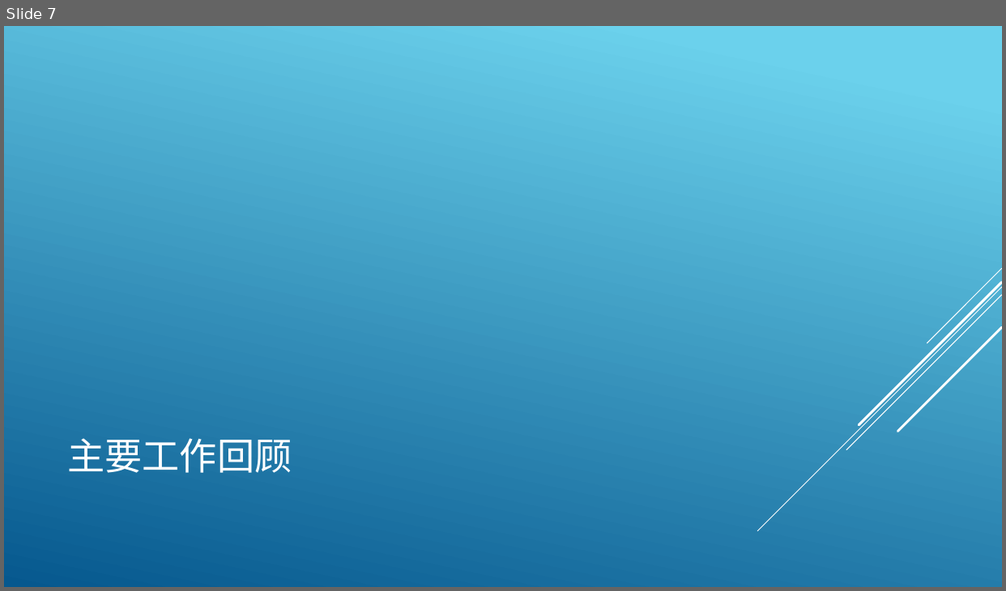
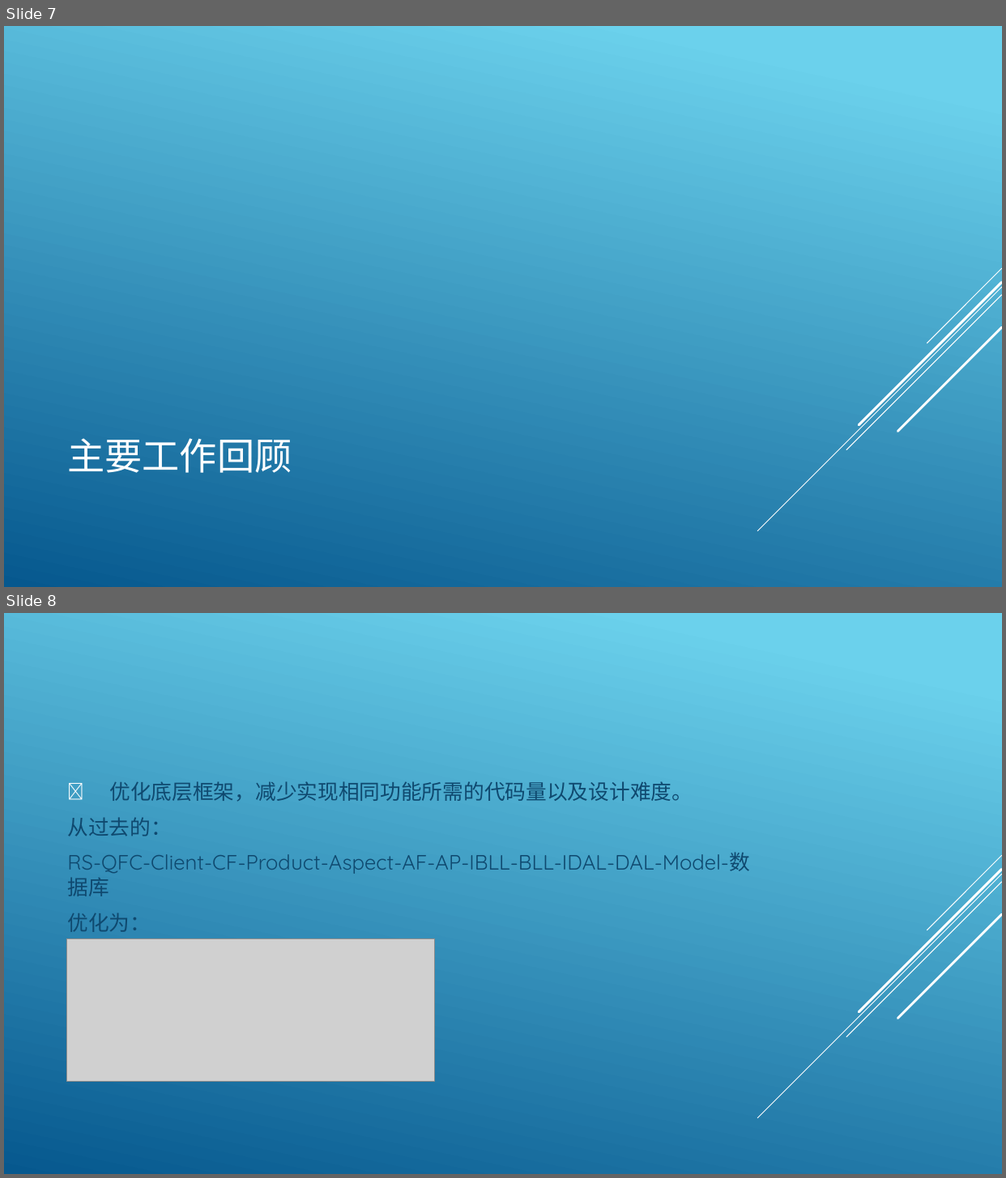
Before and after one commit to charismafight/wangpan, a slide deck: 研发部2018年年度总结.pptx. Shown one above the other, each under a label of ours: slide 7 before the commit, slides 7 and 8 after it. The pictures are 1006x591 and 1006x1178 pixels, drawn with LibreOffice and Linux fonts; fonts in the diff are those of the drawing; grey boxes stand for pictures. Boxes give left, top, right and bottom in pixels: in the first picture for what was removed or moved away, otherwise in the second. Text is boxed around its words. In the diff, an @@ line names an element or a change of style, - is before the commit and + after.

```diff
--- a/研发部2018年年度总结.pptx
+++ b/研发部2018年年度总结.pptx
@@ slide 8 added at (4, 613, 1002, 1174), background gradient #6ED2EB to #06588E; not listed: 5 template elements that a slide beside it also shows @@
@@ text added at (67, 781, 750, 932), 20 pt, text #0F496F @@
+1. 优化底层框架，减少实现相同功能所需的代码量以及设计难度。
+从过去的：
+RS-QFC-Client-CF-Product-Aspect-AF-AP-IBLL-BLL-IDAL-DAL-Model-数据库
+优化为：
@@ picture added at (67, 939, 435, 1082) @@
```
Also in this commit, not shown: 2 slides changed, 5 other slides added, 1 slide removed.
